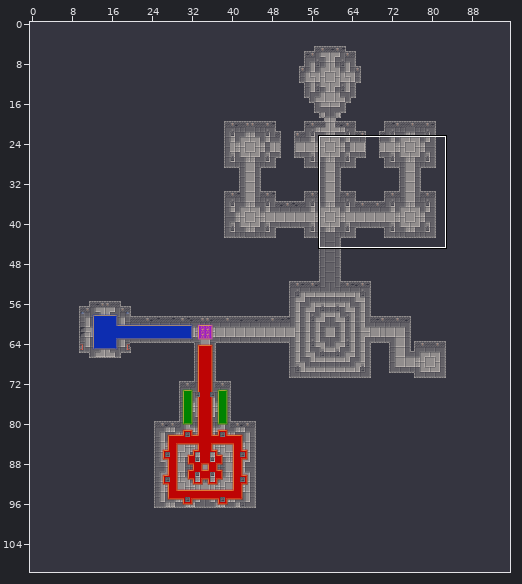
Tiled map, stored at Marshall dungeon/Assets/Escenario/level 3.tmx. The picture above shows the old version from afar; the outline marks the close-up.
Close-up. Before:
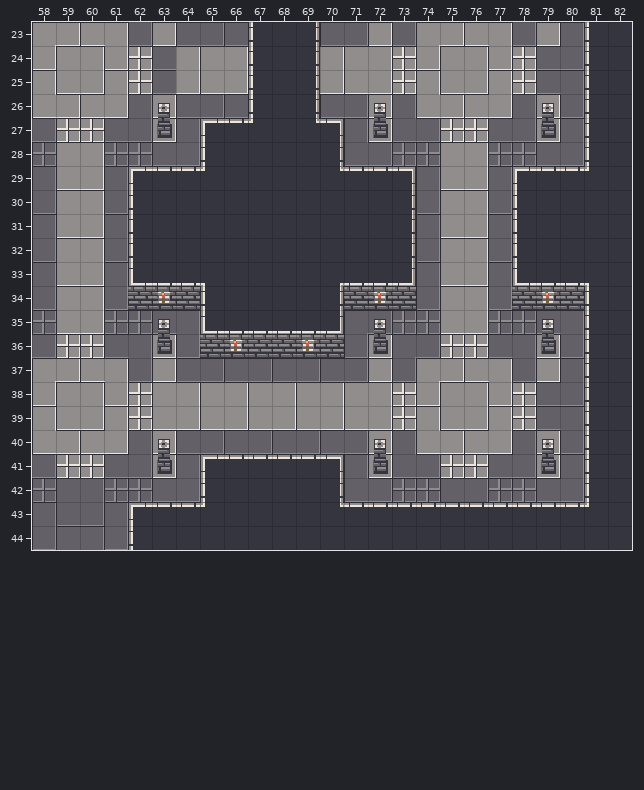
Cells are 16x16 px. Shown: x 58..82, y 23..44. The commit also changed other parts of the map, which this record leaves out. Tiles whose own drawing changed are shown in their newer look in all pictures.
The result:
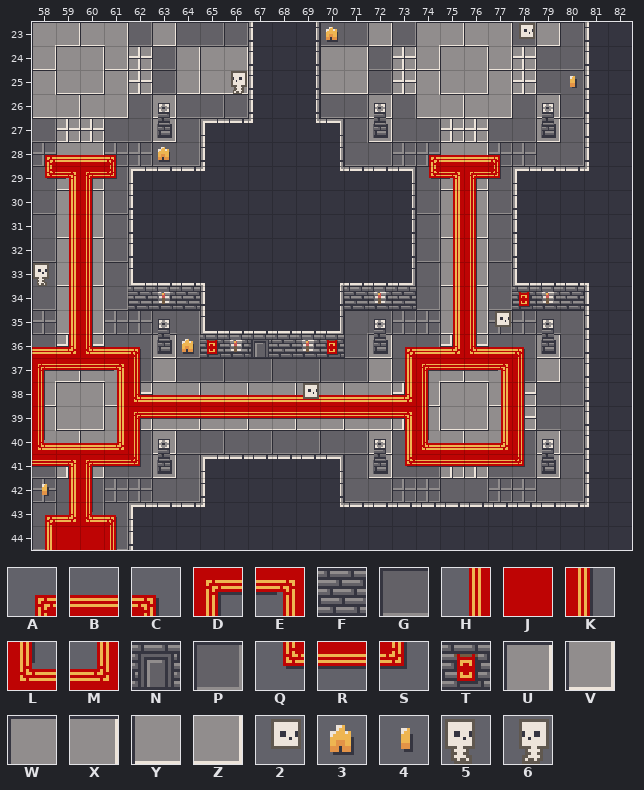
Key: from "Dungeon": A 67, B 68, C 69, D 70, E 71, F 76, G 84, H 86, J 87, K 88, L 89, M 90, N 98, P 99, Q 105, R 106, S 107, T 171, U 176, V 177, W 178, X 179, Y 197, Z 198, 2 208, 3 222, 4 223, 5 227, 6 227 flipped left-right.
_ is an empty cell.
Tiles of an added or newly shown layer are drawn over the layers below it.
Diff:
{"where": "layer \"Suelo\""}
{"y":23,"x":66,"old":"G","new":"P"}
{"y":24,"x":63,"old":"GX","new":"PU"}
{"y":24,"x":70,"old":"XWX","new":"WXP"}
{"y":25,"x":63,"old":"GZ","new":"PV"}
{"y":25,"x":70,"old":"ZYZ","new":"YZP"}
{"y":26,"x":66,"old":"G","new":"P"}
{"where": "layer \"Deco1\""}
{"y":28,"x":58,"old":"____","new":"ABBC"}
{"y":28,"x":74,"old":"____","new":"ABBC"}
{"y":29,"x":58,"old":"____","new":"QEDS"}
{"y":29,"x":74,"old":"____","new":"QEDS"}
{"y":30,"x":59,"old":"__","new":"HK"}
{"y":30,"x":75,"old":"__","new":"HK"}
{"y":31,"x":59,"old":"__","new":"HK"}
{"y":31,"x":75,"old":"__","new":"HK"}
{"y":32,"x":59,"old":"__","new":"HK"}
{"y":32,"x":75,"old":"__","new":"HK"}
{"y":33,"x":59,"old":"__","new":"HK"}
{"y":33,"x":75,"old":"__","new":"HK"}
{"y":34,"x":59,"old":"__","new":"HK"}
{"y":34,"x":75,"old":"__","new":"HK"}
{"y":35,"x":59,"old":"__","new":"HK"}
{"y":35,"x":75,"old":"__","new":"HK"}
{"y":36,"x":58,"old":"_____","new":"BMLBC"}
{"y":36,"x":73,"old":"______","new":"ABMLBC"}
{"y":37,"x":58,"old":"_____","new":"DRREK"}
{"y":37,"x":73,"old":"______","new":"HDRREK"}
{"y":38,"x":58,"old":"_","new":"K"}
{"y":38,"x":61,"old":"______________","new":"HLBBBBBBBBBBMK"}
{"y":38,"x":77,"old":"__","new":"HK"}
{"y":39,"x":58,"old":"_","new":"K"}
{"y":39,"x":61,"old":"______________","new":"HDRRRRRRRRRREK"}
{"y":39,"x":77,"old":"__","new":"HK"}
{"y":40,"x":58,"old":"_____","new":"LBBMK"}
{"y":40,"x":73,"old":"______","new":"HLBBMK"}
{"y":41,"x":58,"old":"_____","new":"REDRS"}
{"y":41,"x":73,"old":"______","new":"QRRRRS"}
{"y":42,"x":59,"old":"__","new":"HK"}
{"y":43,"x":58,"old":"____","new":"AMLC"}
{"y":44,"x":58,"old":"____","new":"HJJK"}
{"where": "layer \"Deco3\" (added)"}
{"y":23,"x":70,"old":"_","new":"3"}
{"y":23,"x":78,"old":"_","new":"2"}
{"y":25,"x":66,"old":"_","new":"6"}
{"y":25,"x":80,"old":"_","new":"4"}
{"y":28,"x":63,"old":"_","new":"3"}
{"y":33,"x":58,"old":"_","new":"5"}
{"y":35,"x":77,"old":"_","new":"2"}
{"y":36,"x":64,"old":"_","new":"3"}
{"y":38,"x":69,"old":"_","new":"2"}
{"y":42,"x":58,"old":"_","new":"4"}
{"where": "layer \"Paredes\""}
{"y":34,"x":78,"old":"F","new":"T"}
{"y":36,"x":65,"old":"F","new":"T"}
{"y":36,"x":67,"old":"F","new":"N"}
{"y":36,"x":70,"old":"F","new":"T"}
